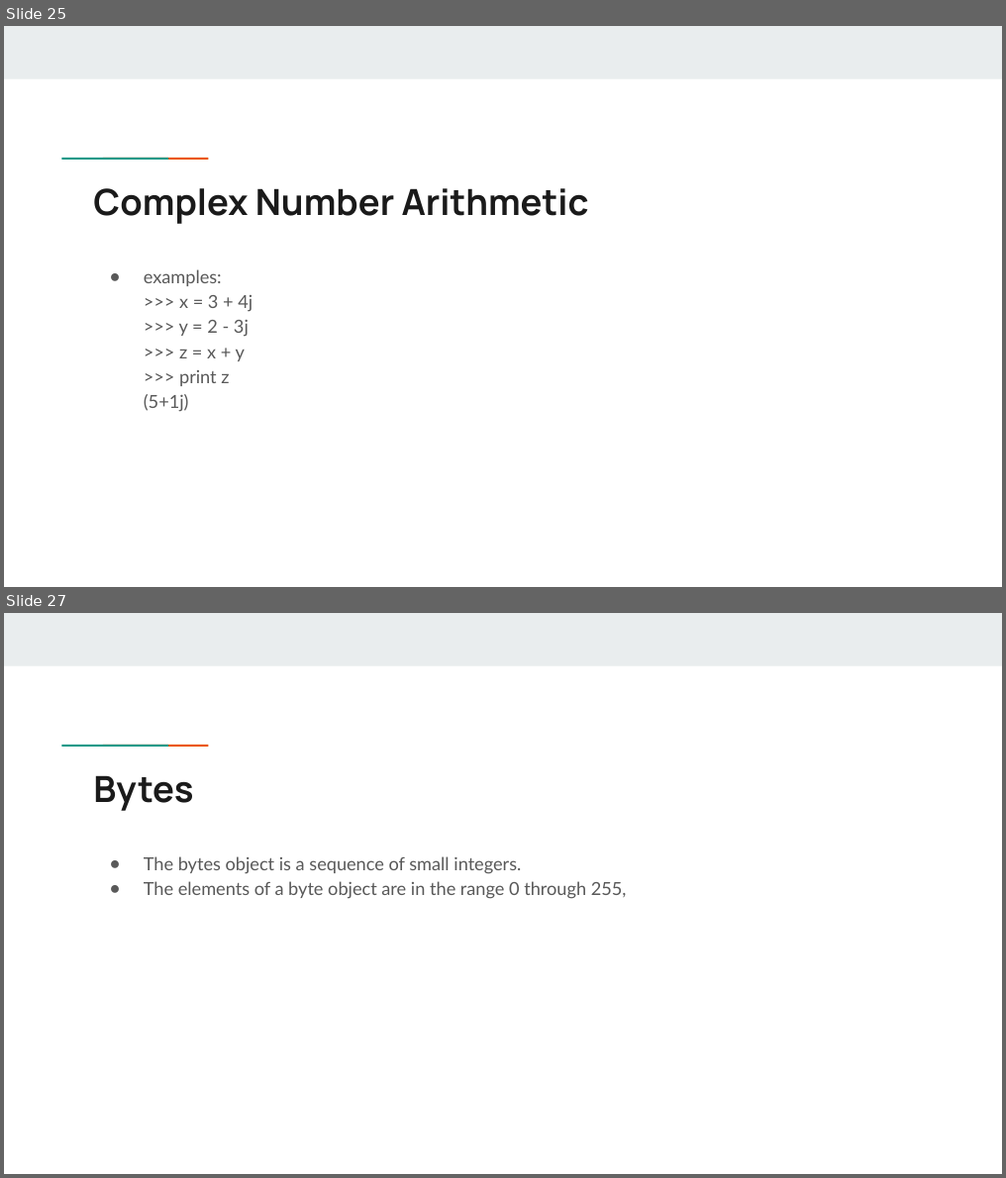
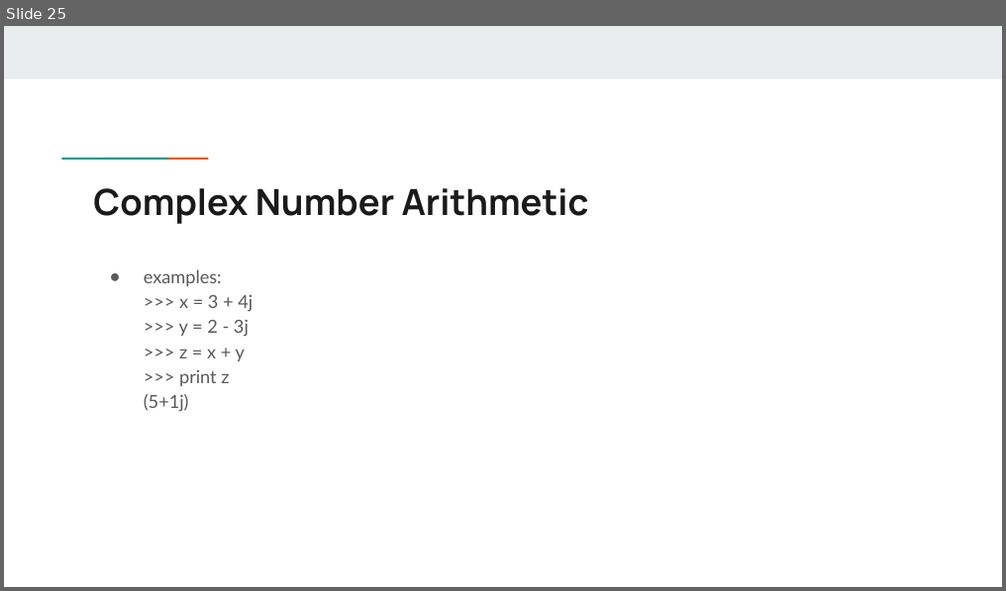
Before and after one commit to giridhersadineni/pythonsrec, a slide deck: 01.Intro/1. Python Basics.pptx. Shown one above the other, each under a label of ours: slides 25 and 27 before the commit, slide 25 after it; the slides between them are not shown. The pictures are 1006x1178 and 1006x591 pixels, drawn with LibreOffice and Linux fonts; fonts in the diff are those of the drawing. Boxes give left, top, right and bottom in pixels: in the first picture for what was removed or moved away, otherwise in the second. Text is boxed around its words. In the diff, an @@ line names an element or a change of style, - is before the commit and + after.

```diff
--- a/01.Intro/1. Python Basics.pptx
+++ b/01.Intro/1. Python Basics.pptx
@@ slide 27 removed at (x1=4, y1=613, x2=1002, y2=1174), background #FFFFFF; not listed: 3 template elements that a slide beside it also shows @@
@@ title removed at (x1=93, y1=775, x2=193, y2=811) @@
-Bytes
@@ text removed at (x1=144, y1=857, x2=627, y2=899) @@
-● The bytes object is a sequence of small integers.
-● The elements of a byte object are in the range 0 through 255,
```
Also in this commit, not shown: 16 other slides removed, 30 other files.
